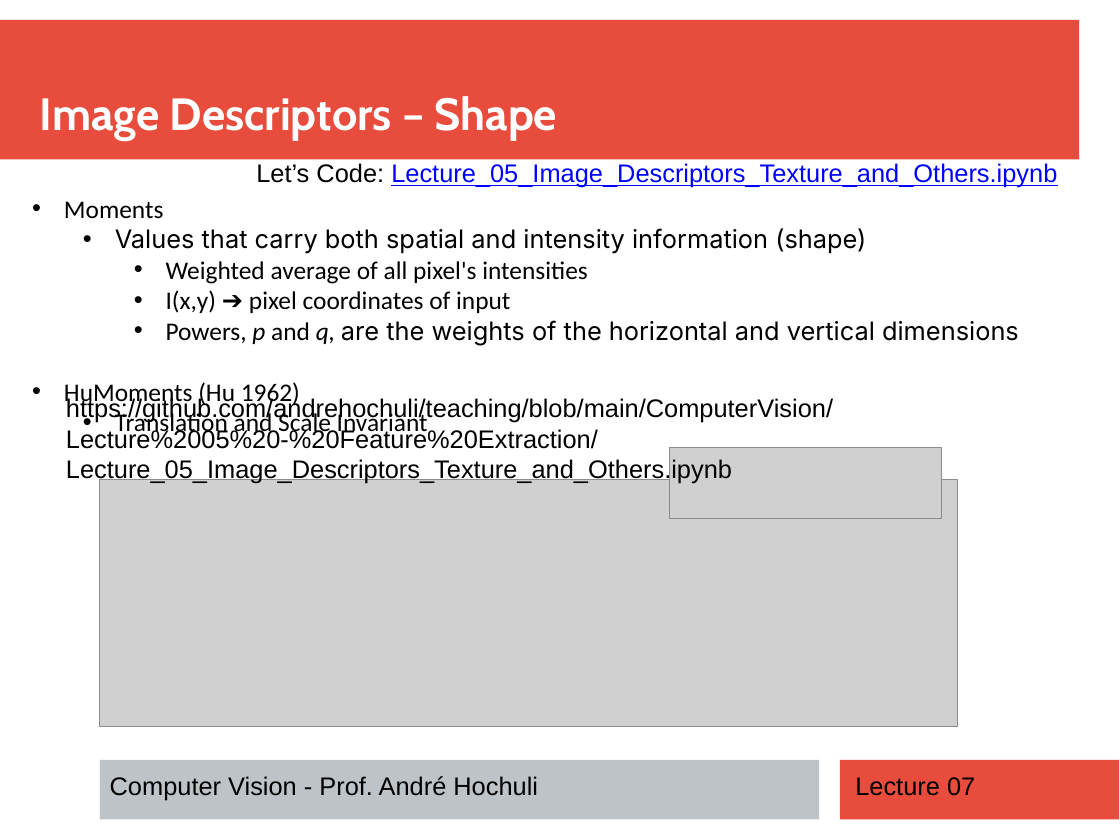
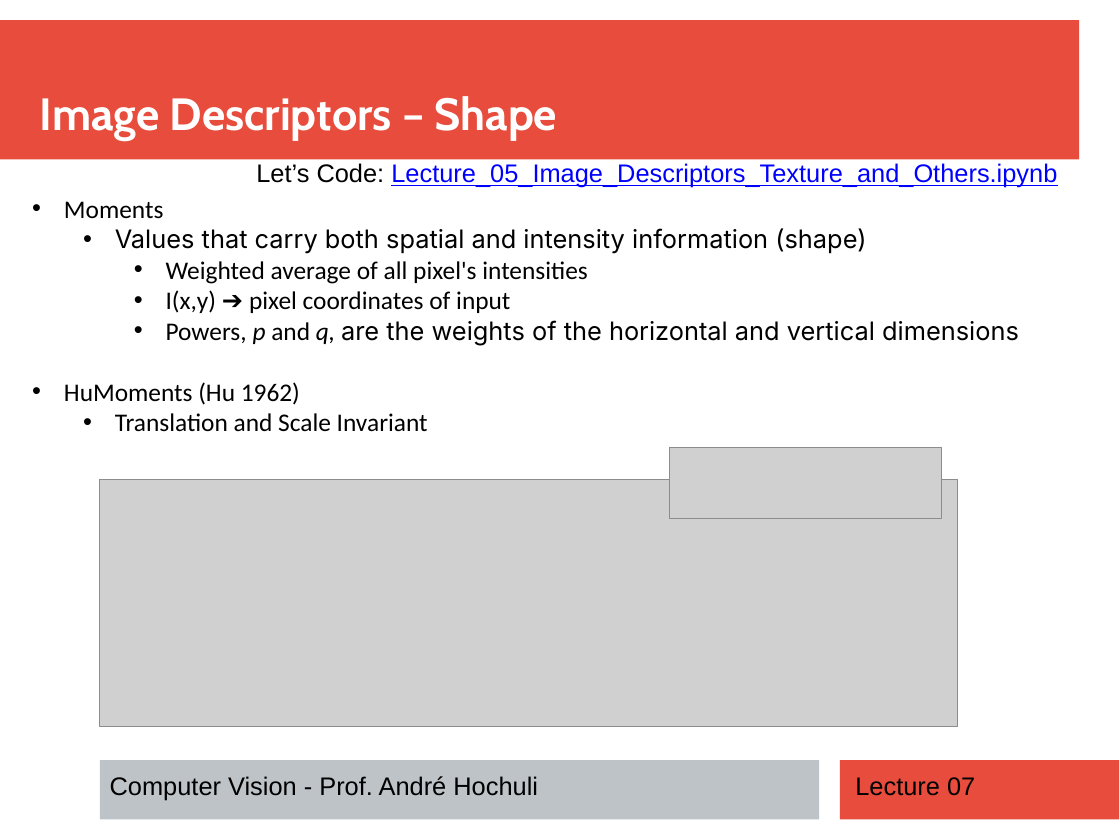
Before and after one commit to andrehochuli/teaching, a slide deck: slide 23 of ComputerVision/Lecture 05 - Feature Extraction/Lecture 05 - Feature Extraction.pptx. Drawn at 1120x840 pixels with LibreOffice and Linux fonts; fonts in the diff are those of the drawing; grey boxes stand for pictures. Boxes give left, top, right and bottom in pixels: in the first picture for what was removed or moved away, otherwise in the second. Text is boxed around its words. In the diff, an @@ line names an element or a change of style, - is before the commit and + after.

Commit message:
update 2026.2

```diff
--- a/ComputerVision/Lecture 05 - Feature Extraction/Lecture 05 - Feature Extraction.pptx
+++ b/ComputerVision/Lecture 05 - Feature Extraction/Lecture 05 - Feature Extraction.pptx
@@ text removed at (x1=66, y1=397, x2=833, y2=484) @@
-https://github.com/andrehochuli/teaching/blob/main/ComputerVision/Lecture%2005%20-%20Feature%20Extraction/Lecture_05_Image_Descriptors_Texture_and_Others.ipynb
```
Also in this commit, not shown: 1 other slide changed.
